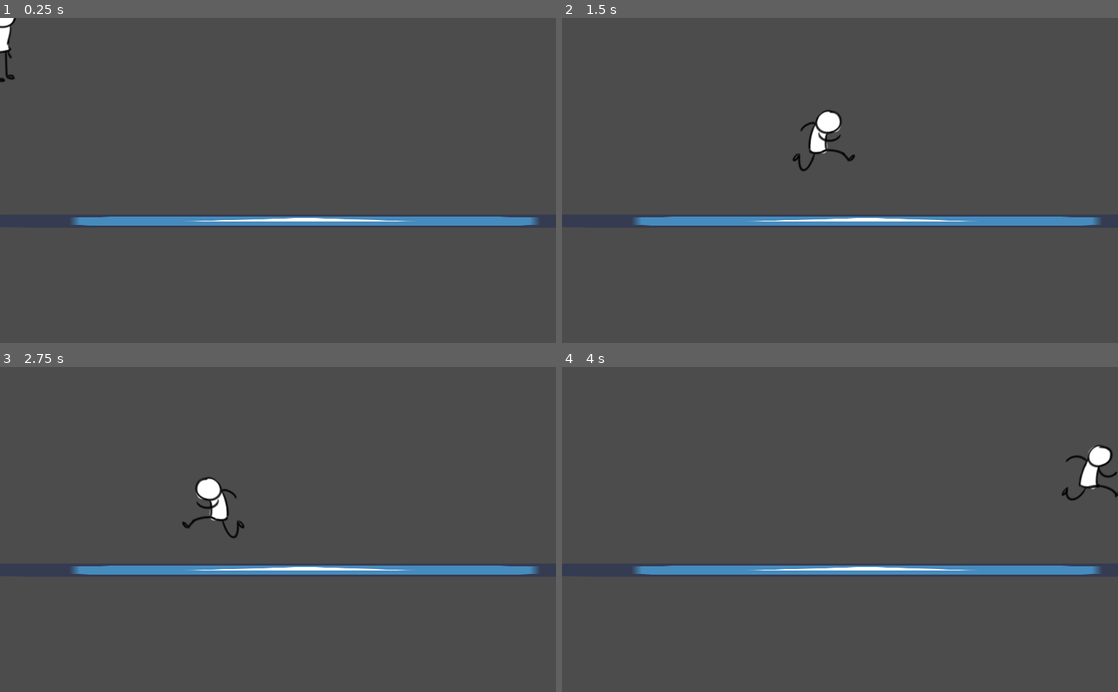
Above: before the commit, frames 1-4 (two rows, left to right).
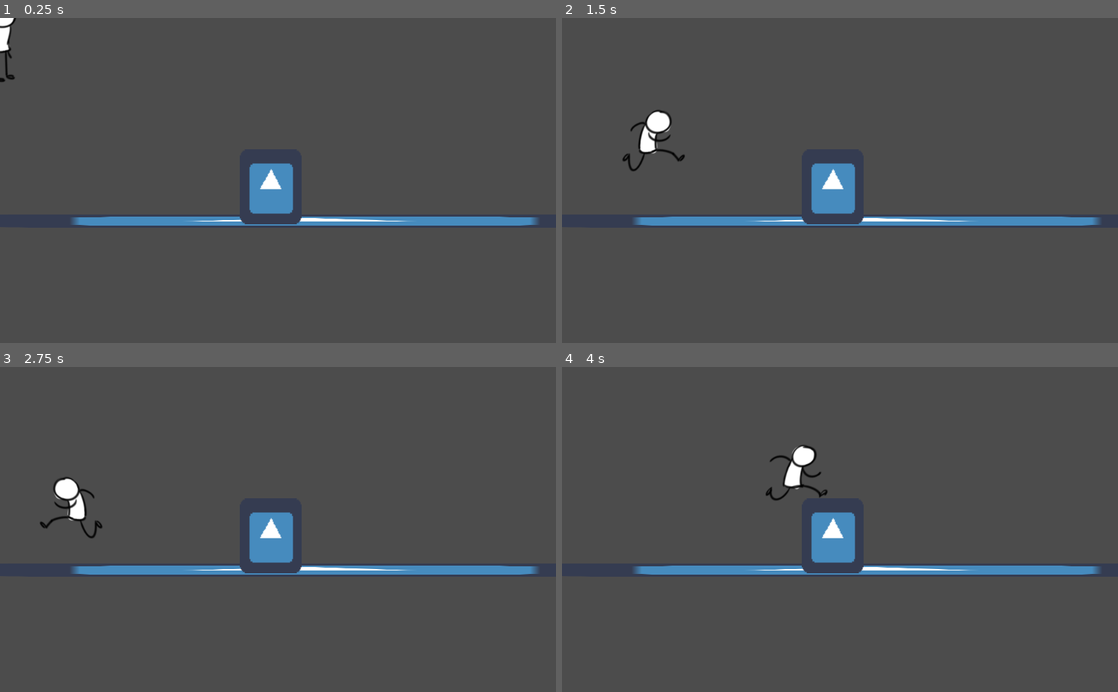
Above: after the commit, the same moments.

Repository: earlsab/godot-game-test
Game: Godot game, scene res://Main.tscn
Two runs of this game, one before a commit and one after it. Both use one fixed random seed, a clock stepped at 60 frames per second and the inputs below. The engine's default icon, where the game draws it, is replaced by a stand-in: a white triangle on a blue panel in a dark square.
Inputs:
- Up to frame 1 (0.25 s): no input
- Up to frame 2 (1.5 s): hold Ctrl (ui_ctrl, bound only after the commit) 0.53-1.28 s; hold Right (ui_right) from 0.53 s (still down); tap Up (ui_up) at 0.77, 1.07 s; tap Shift (ui_shift, bound only after the commit) at 0.8, 1.35 s
- Up to frame 3 (2.75 s): tap Up (ui_up) at 1.52, 1.55, 1.82 s; release Right (ui_right) at 2.03 s; hold Left (ui_left) from 2.03 s (still down); hold Up (ui_up) from 2.03 s (still down); tap Ctrl (ui_ctrl, bound only after the commit) at 2.3 s
- Up to frame 4 (4 s): release Left (ui_left) at 2.78 s; release Up (ui_up) at 2.78 s; hold Right (ui_right) from 2.78 s (still down); tap Ctrl (ui_ctrl, bound only after the commit) at 2.85 s; tap Up (ui_up) at 3.02, 3.32, 3.77, 3.8 s; tap Shift (ui_shift, bound only after the commit) at 3.05 s; hold Shift (ui_shift, bound only after the commit) from 3.53 s (still down)

The runs differ from the first frame. In frame 1, 1.5% of the frame differs, in the area x 43-55%, y 44-64%; in frame 2, 2.7%, in the area x 10-55%, y 28-64%; in frame 3, 2.7%; in frame 4, 2.7%.

Commit message:
implemented slow walk and run through moveState

Diff:
--- a/Player/Player.gd
+++ b/Player/Player.gd
@@ -3,24 +3,34 @@
 const GRAVITY = 20
 const RESISTANCE = Vector2(0, -1)
 
-export var RUN = 200
-export var WALK = 500
+export var SWALK = 100
+export var RUN = 500
+export var WALK = 200
 export var JUMP = -500
 
 # TODO: Find out the reason why calling for Vector2()
 # automatically changes movement
 var movement = Vector2()
 
-func _physics_process(_delta):
+func _physics_process(delta):
 	movement.y += GRAVITY
+	var moveState
 
-	# Walk
+	# Movement States
+	if Input.is_action_pressed("ui_shift"):
+		moveState = RUN
+	elif Input.is_action_pressed("ui_ctrl"):
+		moveState = SWALK
+	else:
+		moveState = WALK
+
+	# Player Input
 	if Input.is_action_pressed("ui_right"):
-		movement.x = WALK
+		movement.x = moveState
 		$spr_player.flip_h = false
 		$spr_player.play("Run")
 	elif Input.is_action_pressed("ui_left"):
-		movement.x = -(WALK)
+		movement.x = -(moveState)
 		$spr_player.flip_h = true
 		$spr_player.play("Run")
 	else:
--- a/World/test_map.tscn
+++ b/World/test_map.tscn
@@ -1,9 +1,12 @@
-[gd_scene load_steps=3 format=2]
+[gd_scene load_steps=4 format=2]
 
 [ext_resource path="res://icon.png" type="Texture" id=1]
 
 [sub_resource type="RectangleShape2D" id=1]
 extents = Vector2( 642.304, 10 )
+
+[sub_resource type="RectangleShape2D" id=2]
+extents = Vector2( 56.7324, 70.5942 )
 
 [node name="StaticBody2D" type="StaticBody2D"]
 
@@ -12,6 +15,15 @@
 scale = Vector2( 18.8451, 0.380582 )
 texture = ExtResource( 1 )
 
+[node name="Sprite2" type="Sprite" parent="."]
+position = Vector2( 498.663, 311.68 )
+scale = Vector2( 1.77781, 2.15187 )
+texture = ExtResource( 1 )
+
 [node name="CollisionShape2D" type="CollisionShape2D" parent="."]
 position = Vector2( 498.366, 371.887 )
 shape = SubResource( 1 )
+
+[node name="CollisionShape2D2" type="CollisionShape2D" parent="."]
+position = Vector2( 502.604, 313.616 )
+shape = SubResource( 2 )
--- a/project.godot
+++ b/project.godot
@@ -19,6 +19,48 @@
 window/stretch/mode="2d"
 window/stretch/aspect="keep"
 
+[input]
+
+ui_left={
+"deadzone": 0.5,
+"events": [ Object(InputEventKey,"resource_local_to_scene":false,"resource_name":"","device":0,"alt":false,"shift":false,"control":false,"meta":false,"command":false,"pressed":false,"scancode":16777231,"unicode":0,"echo":false,"script":null)
+, Object(InputEventJoypadButton,"resource_local_to_scene":false,"resource_name":"","device":0,"button_index":14,"pressure":0.0,"pressed":false,"script":null)
+, Object(InputEventKey,"resource_local_to_scene":false,"resource_name":"","device":0,"alt":false,"shift":false,"control":false,"meta":false,"command":false,"pressed":false,"scancode":65,"unicode":0,"echo":false,"script":null)
+ ]
+}
+ui_right={
+"deadzone": 0.5,
+"events": [ Object(InputEventKey,"resource_local_to_scene":false,"resource_name":"","device":0,"alt":false,"shift":false,"control":false,"meta":false,"command":false,"pressed":false,"scancode":16777233,"unicode":0,"echo":false,"script":null)
+, Object(InputEventJoypadButton,"resource_local_to_scene":false,"resource_name":"","device":0,"button_index":15,"pressure":0.0,"pressed":false,"script":null)
+, Object(InputEventKey,"resource_local_to_scene":false,"resource_name":"","device":0,"alt":false,"shift":false,"control":false,"meta":false,"command":false,"pressed":false,"scancode":68,"unicode":0,"echo":false,"script":null)
+ ]
+}
+ui_up={
+"deadzone": 0.5,
+"events": [ Object(InputEventKey,"resource_local_to_scene":false,"resource_name":"","device":0,"alt":false,"shift":false,"control":false,"meta":false,"command":false,"pressed":false,"scancode":16777232,"unicode":0,"echo":false,"script":null)
+, Object(InputEventJoypadButton,"resource_local_to_scene":false,"resource_name":"","device":0,"button_index":12,"pressure":0.0,"pressed":false,"script":null)
+, Object(InputEventKey,"resource_local_to_scene":false,"resource_name":"","device":0,"alt":false,"shift":false,"control":false,"meta":false,"command":false,"pressed":false,"scancode":87,"unicode":0,"echo":false,"script":null)
+, Object(InputEventKey,"resource_local_to_scene":false,"resource_name":"","device":0,"alt":false,"shift":false,"control":false,"meta":false,"command":false,"pressed":false,"scancode":32,"unicode":0,"echo":false,"script":null)
+ ]
+}
+ui_down={
+"deadzone": 0.5,
+"events": [ Object(InputEventKey,"resource_local_to_scene":false,"resource_name":"","device":0,"alt":false,"shift":false,"control":false,"meta":false,"command":false,"pressed":false,"scancode":16777234,"unicode":0,"echo":false,"script":null)
+, Object(InputEventJoypadButton,"resource_local_to_scene":false,"resource_name":"","device":0,"button_index":13,"pressure":0.0,"pressed":false,"script":null)
+, Object(InputEventKey,"resource_local_to_scene":false,"resource_name":"","device":0,"alt":false,"shift":false,"control":false,"meta":false,"command":false,"pressed":false,"scancode":83,"unicode":0,"echo":false,"script":null)
+ ]
+}
+ui_shift={
+"deadzone": 0.5,
+"events": [ Object(InputEventKey,"resource_local_to_scene":false,"resource_name":"","device":0,"alt":false,"shift":false,"control":false,"meta":false,"command":false,"pressed":false,"scancode":16777237,"unicode":0,"echo":false,"script":null)
+ ]
+}
+ui_ctrl={
+"deadzone": 0.5,
+"events": [ Object(InputEventKey,"resource_local_to_scene":false,"resource_name":"","device":0,"alt":false,"shift":false,"control":false,"meta":false,"command":false,"pressed":false,"scancode":16777238,"unicode":0,"echo":false,"script":null)
+ ]
+}
+
 [physics]
 
 common/enable_pause_aware_picking=true
